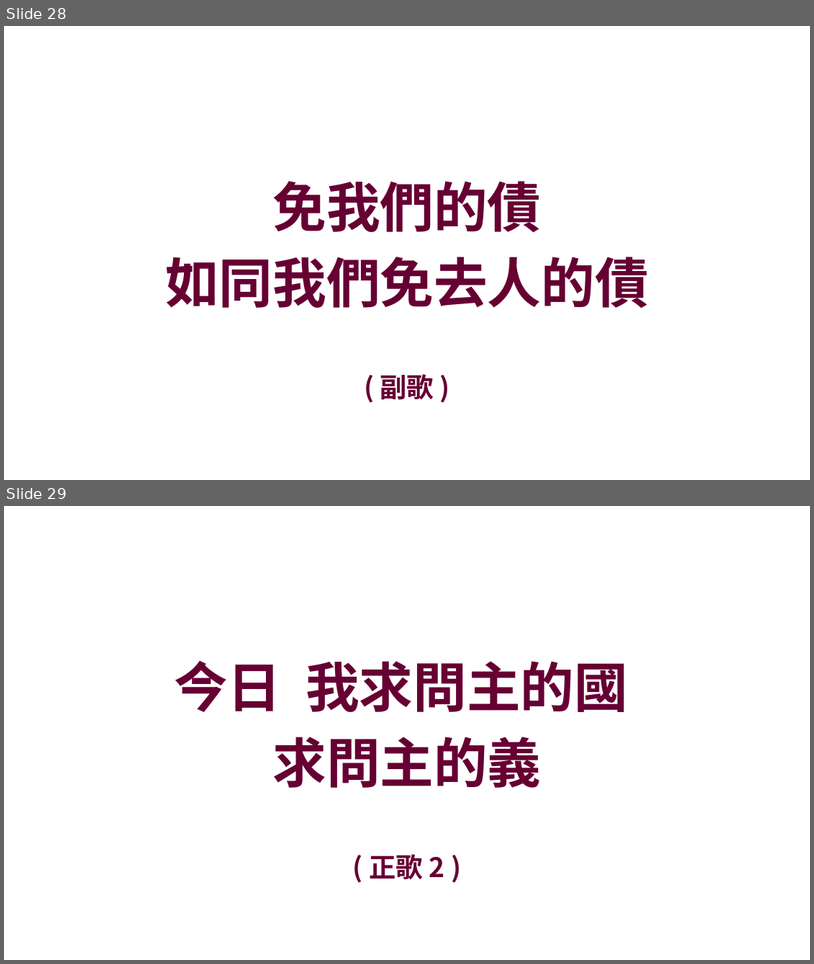
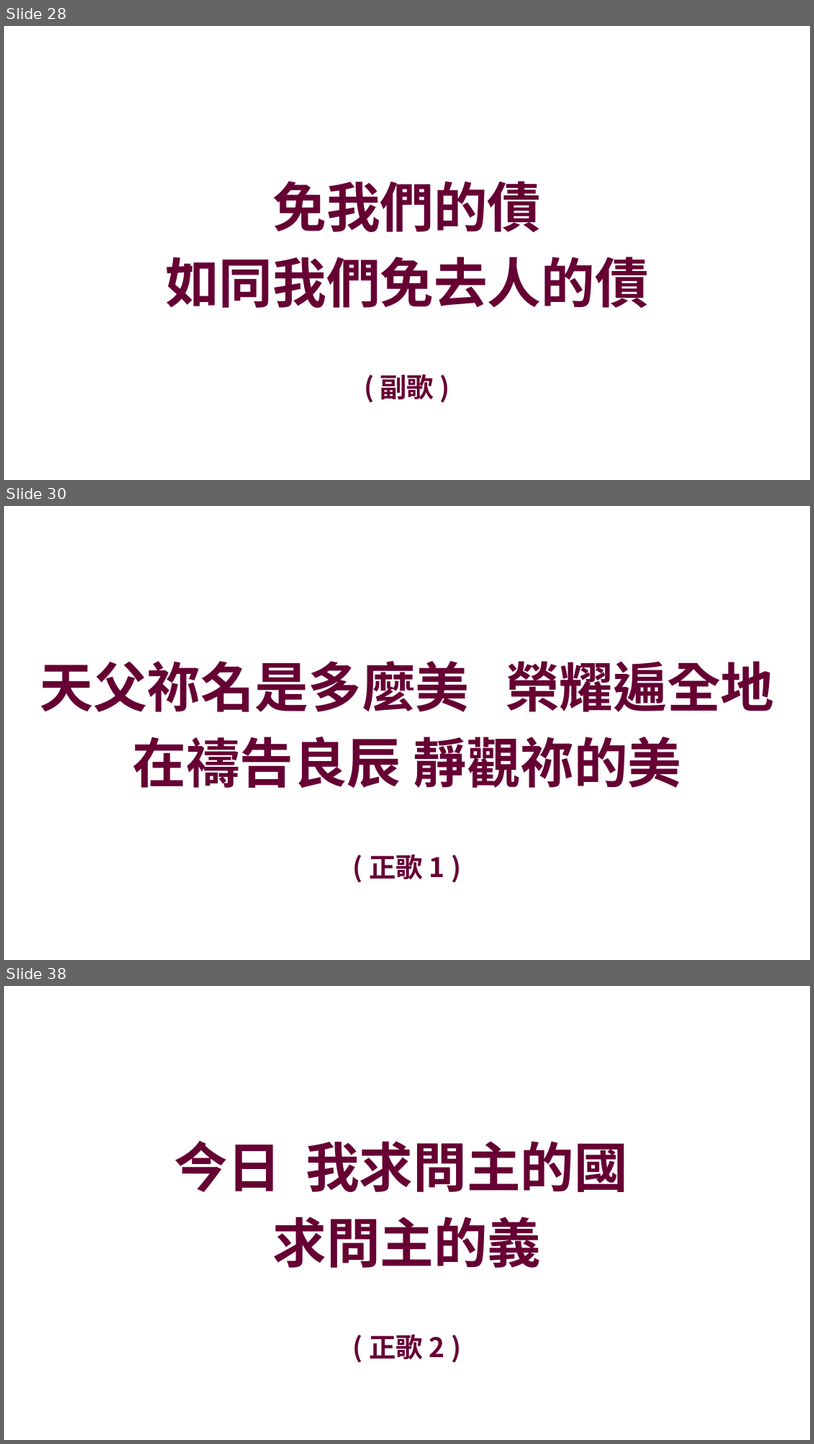
Before and after one commit to batisuoc/prayermeeting, a slide deck: 2024/5月/09-05-2024.pptx. Shown one above the other, each under a label of ours: slides 28 and 29 before the commit, slides 28, 30 and 38 after it; the slides between them are not shown. The pictures are 814x964 and 814x1444 pixels, drawn with LibreOffice and Linux fonts; fonts in the diff are those of the drawing; background and template pictures are left out. Boxes give left, top, right and bottom in pixels: in the first picture for what was removed or moved away, otherwise in the second. Text is boxed around its words. In the diff, an @@ line names an element or a change of style, - is before the commit and + after.

```diff
--- a/2024/5月/09-05-2024.pptx
+++ b/2024/5月/09-05-2024.pptx
@@ slide 30 added at [4, 506, 810, 960], background picture (left out) @@
@@ text added at [40, 661, 774, 788], 64 pt, text #660033, bold @@
+天父祢名是多麼美 榮耀遍全地
+在禱告良辰 靜觀祢的美
@@ text added at [369, 854, 445, 879], 32 pt, text #660033, bold @@
+( 正歌 1 )
@@ what was slide 29 is now slide 38 @@
```
Also in this commit, not shown: 8 other slides added.
